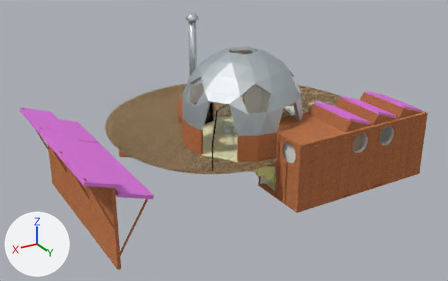
The Blender file blender/tinyhouse.blend: old version first, new version second.
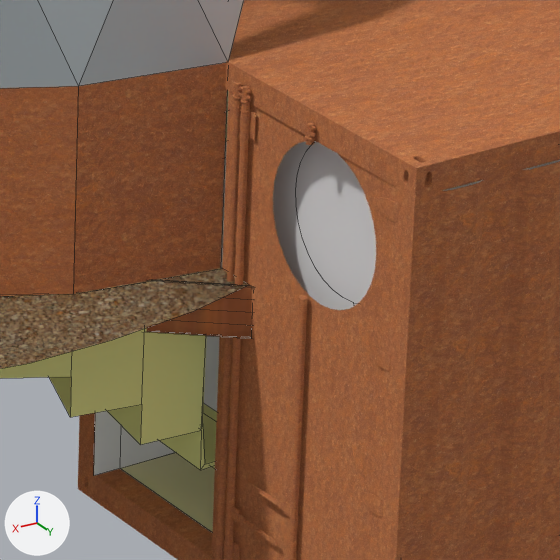
Each version appears first whole from a 50 mm lens placed at (11.9, 17.31, 9.28), pointed at (0.76, -1.25, 0.0), and next in a close-up on the part from 56% to 71% of the width and 44% to 69% of the height. The lights are fixed; the arrows at lower left show +X, +Y and +Z. The close-ups show mesh edges as thin lines.

Names of what the first close-up shows: 'Container20ft', 'ContainerBinnenwand', 'GeodesiBol', 'TerrasBand2', 'TerrasGrind2', 'Vloer'.
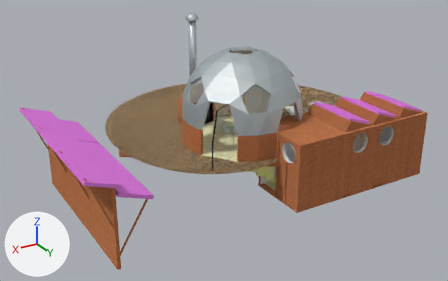
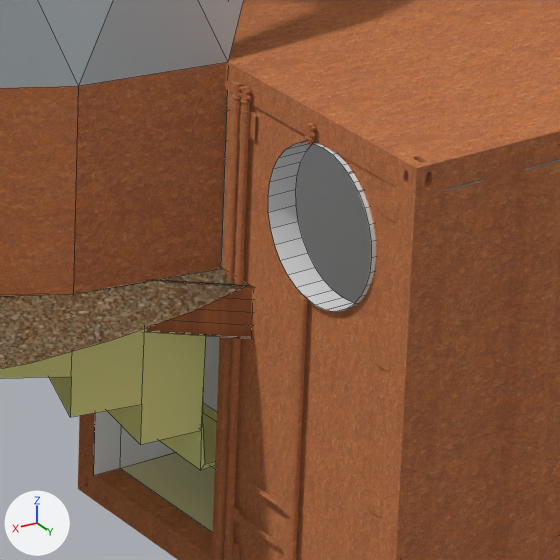
Location of each change, [x1, y1, x2, y2] in pixels of the close-ups (560 x 560 px):
part 1 of me_mesh6_group6_g_20_foot_shipping_container_with_dynamic_comp_001, built on: before [296, 142, 376, 303]; after [268, 142, 376, 312]

The change, as a diff of the scene's bpy script:
```diff
--- a/blender/tinyhouse.blend.py
+++ b/blender/tinyhouse.blend.py
@@ me_mesh6_group6_g_20_foot_shipping_container_with_dynamic_comp_001 @@
 # used by ob_containerbinnenwand; parent = ob_container20ft; location = (0.0, 0.0, -1.964); rotation_euler = (1.571, 0.0, 0.0), in degrees (90, 0, 0); scale = (0.00123, 0.00123, 0.00123)
-me_mesh6_group6_g_20_foot_shipping_container_with_dynamic_comp_001.from_pydata(...)  # 513 vertices, 386 faces; spans x -4875.0..8.0, y 434.0..2363.0, z -1966.0..10.0
+me_mesh6_group6_g_20_foot_shipping_container_with_dynamic_comp_001.from_pydata(...)  # 552 vertices, 421 faces; spans x -4875.0..8.0, y 434.0..2363.0, z -1966.0..10.0
+# me_mesh6_group6_g_20_foot_shipping_container_with_dynamic_comp_001 part 1
+# 1 face is deleted
+# 39 new vertices lie (120.0, 0.0, 0.0) away from vertices in x -113.0, y 1693.0..2294.0, z -1758.0..-1157.0
+# 36 new faces join them, mat_interior (white #e7e7e7)
 me_mesh6_group6_g_20_foot_shipping_container_with_dynamic_comp_001.materials.append(mat_interior)
```
